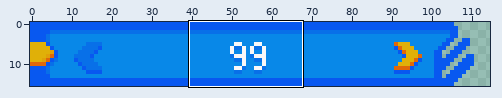
File history of a pixel-art file, src/textures/title/option.tim/setting_2_0/setting_2_0.tim.aseprite. The picture above shows the old version from afar; the outline marks the close-up.
Close-up. The starting point:
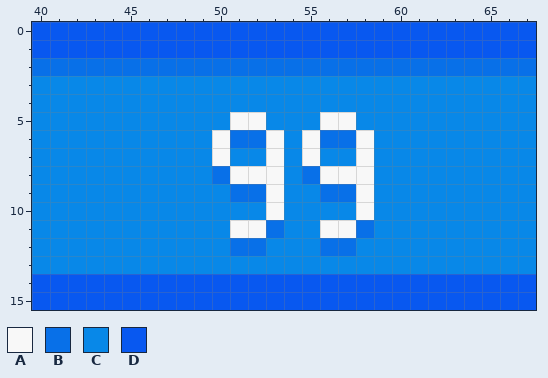
128x16 pixels, 1 frame. Shown: x 40..67, y 0..15. The wide view leaves out empty margins.
Palette (. is transparent): A #f8f8f8  B #0870e8  C #0888e8  D #0858f0
Once edited:
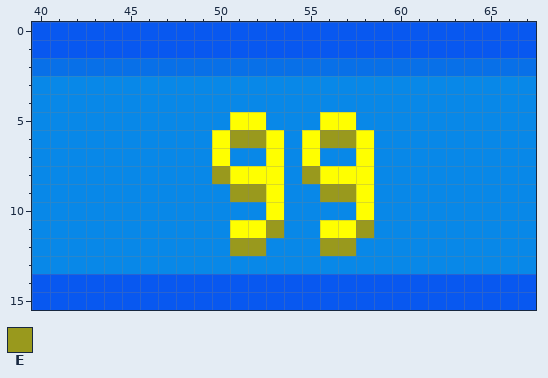
Colours new in this view: E #99991d
What changed:
Colour A changes from #f8f8f8 to #ffff00.
Colour B becomes colour E in row 6 at x 51 to 52 and 56 to 57; in row 8 at x 50 and 55; in row 9 at x 51 to 52 and 56 to 57; in row 11 at x 53 and 58; in row 12 at x 51 to 52 and 56 to 57.
